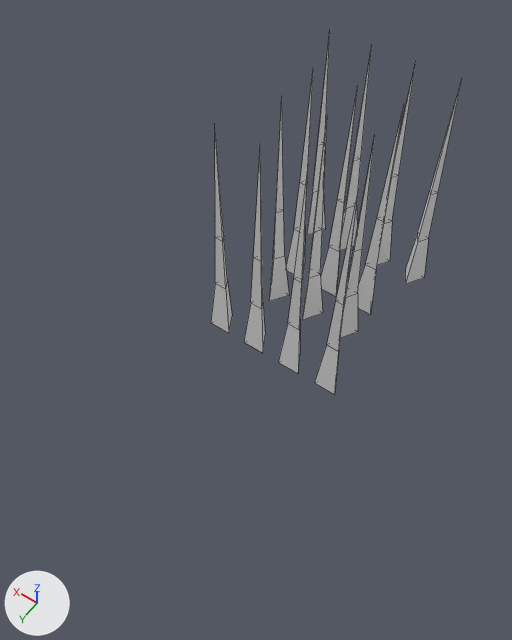
What one commit did to the FBX model Magic Game/Assets/_Project/Graphics/Models/Traps/TrapSpike/SpikeTrap01.fbx.
Camera for both pictures: a 50 mm camera at (-1.65, 1.56, 6.92) aimed at (0.94, -2.07, 1.21). Lighting does not change. The marker at lower left points along +X, +Y and +Z. Mesh edges are drawn as thin lines.

Objects in the first picture: 'Spikes'.
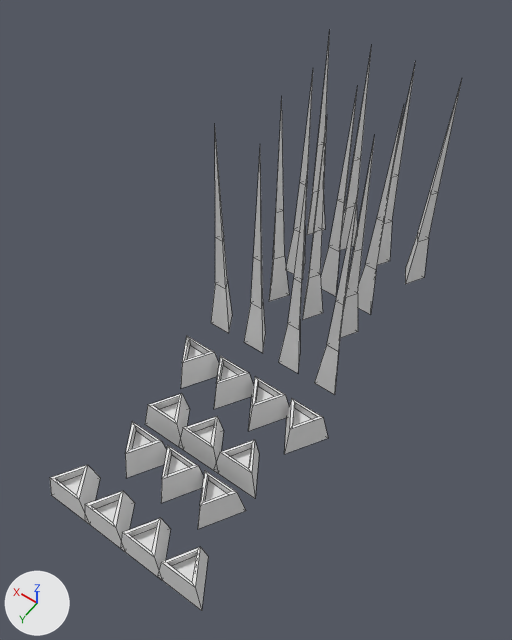
Commit message: Update SpikeTrap
Small Changes to SpikeTrap

What differs and where, as boxes (x1, y1, x2, y2) in the pictures (512 x 640 px):
```json
{"object": "Holes", "change": "added", "after": [50, 336, 328, 611]}
```

The change, as JSON lines over the scene's bpy script:
```json
{"op": "add", "block": "me_cube_059", "code": ["me_cube_059 = bpy.data.meshes.new('Cube.059')", "me_cube_059.from_pydata(...)  # 168 vertices, 140 faces; spans x -1.54..0.53, y -1.4..0.93, z -0.31..0.14", "me_cube_059.materials.append(mat_material)  # white #e7e7e7"]}
{"op": "add", "block": "ob_holes", "code": ["ob_holes = bpy.data.objects.new('Holes', me_cube_059)", "ob_holes.location = (1.5, -0.72, 0.0)"]}
```
